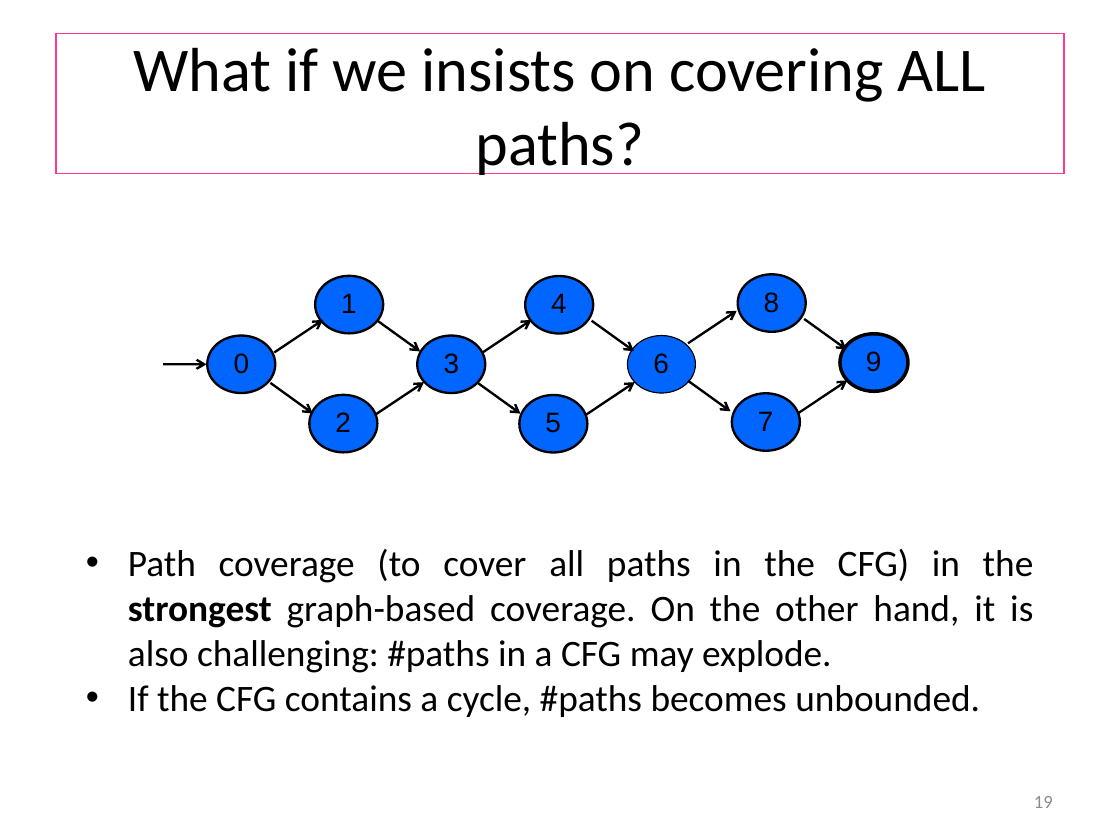
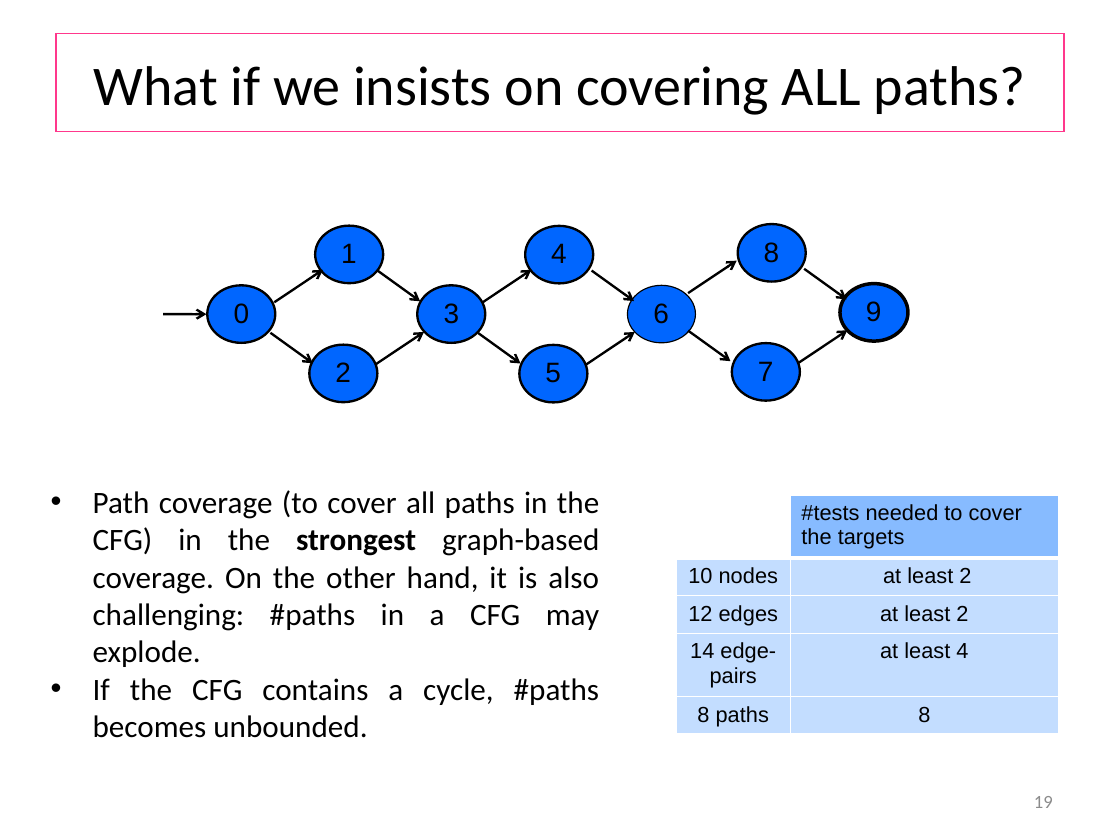
Before and after one commit to wooshrow/b3stv, a slide deck: slide 19 of slides/gbt.pptx. Drawn at 1120x840 pixels with LibreOffice and Linux fonts; fonts in the diff are those of the drawing. Boxes give left, top, right and bottom in pixels: in the first picture for what was removed or moved away, otherwise in the second. Text is boxed around its words. In the diff, an @@ line names an element or a change of style, - is before the commit and + after.

```diff
--- a/slides/gbt.pptx
+++ b/slides/gbt.pptx
@@ title "What if we insists on ...": place and size @@
-title "What if we insists on ..." at (56,34,1064,174)
+title "What if we insists on ..." at (56,34,1064,132)
@@ title "What if we insists on ..." at (56,34,1064,132): size 40 to 36 pt @@
@@ 13 arrows, 10 texts, 10 ellipses: place and size @@
-13 arrows, 10 texts, 10 ellipses at (164,274,908,452)
+13 arrows, 10 texts, 10 ellipses at (164,224,908,402)
@@ text "Path coverage (to cover all ...": place and size @@
-text "Path coverage (to cover all ..." at (128,549,1034,717)
+text "Path coverage (to cover all ..." at (93,490,599,738)
@@ text "Path coverage (to cover all ..." at (93,490,599,738): size 24 to 20 pt @@
@@ table added at (676,495,1060,734), 5 rows, 2 columns @@
+ | #tests needed to cover the targets
+10 nodes | at least 2
+12 edges | at least 2
+14 edge-pairs | at least 4
+8 paths | 8
```
Also in this commit, not shown: 2 other slides changed, 4 other files.
